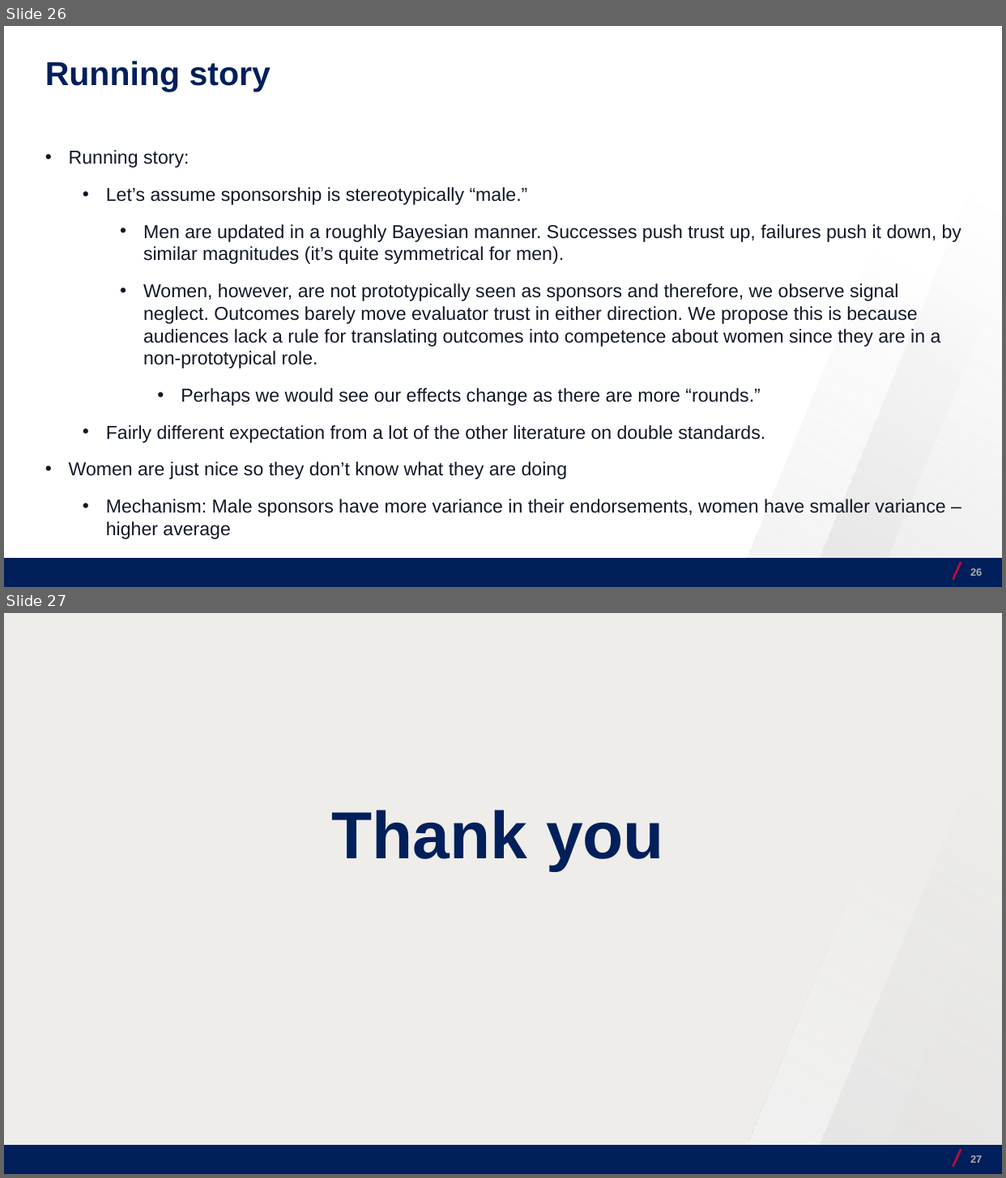
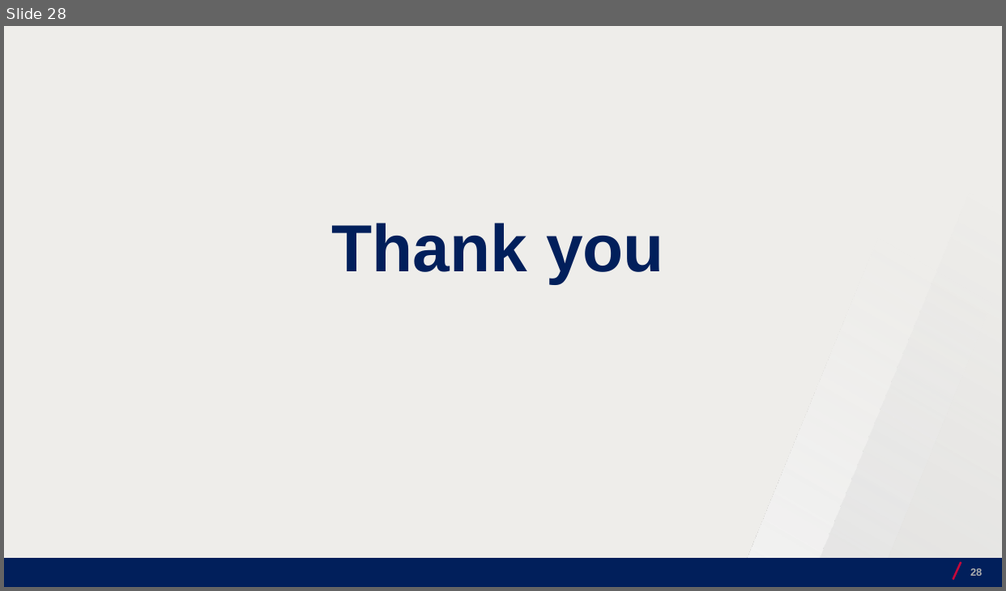
Before and after one commit to josecerv/sponsorship-network, a slide deck: docs/UChicago-0410.pptx. Shown one above the other, each under a label of ours: slides 26 and 27 before the commit, slide 28 after it. The pictures are 1006x1178 and 1006x591 pixels, drawn with LibreOffice and Linux fonts; fonts in the diff are those of the drawing; background and template pictures are left out. Boxes give left, top, right and bottom in pixels: in the first picture for what was removed or moved away, otherwise in the second. Text is boxed around its words. In the diff, an @@ line names an element or a change of style, - is before the commit and + after.

```diff
--- a/docs/UChicago-0410.pptx
+++ b/docs/UChicago-0410.pptx
@@ slide 26 removed at [4,26,1002,587], background #FFFFFF; not listed: 4 template elements that a slide beside it also shows @@
@@ text removed at [45,61,270,92] @@
-Running story
@@ text removed at [69,150,961,540] @@
-• Running story:
-  • Let’s assume sponsorship is stereotypically “male.”
-    • Men are updated in a roughly Bayesian manner. Successes push trust up, failures push it down, by similar magnitudes (it’s quite symmetrical for men).
-    • Women, however, are not prototypically seen as sponsors and therefore, we observe signal neglect. Outcomes barely move evaluator trust in either direction. We propose this is because audiences lack a rule for translating outcomes into competence about women since they are in a non-prototypical role.
-      • Perhaps we would see our effects change as there are more “rounds.”
-  • Fairly different expectation from a lot of the other literature on double standards.
-• Women are just nice so they don’t know what they are doing
-  • Mechanism: Male sponsors have more variance in their endorsements, women have smaller variance – higher average
@@ page number removed at [970,569,982,576] @@
-26
@@ what was slide 27 is now slide 28 @@
@@ page number at [970,569,982,576]: text changed @@
-27
+28
```
Also in this commit, not shown: 15 slides changed, 2 slides added, 1 other slide removed, 18 other files.
